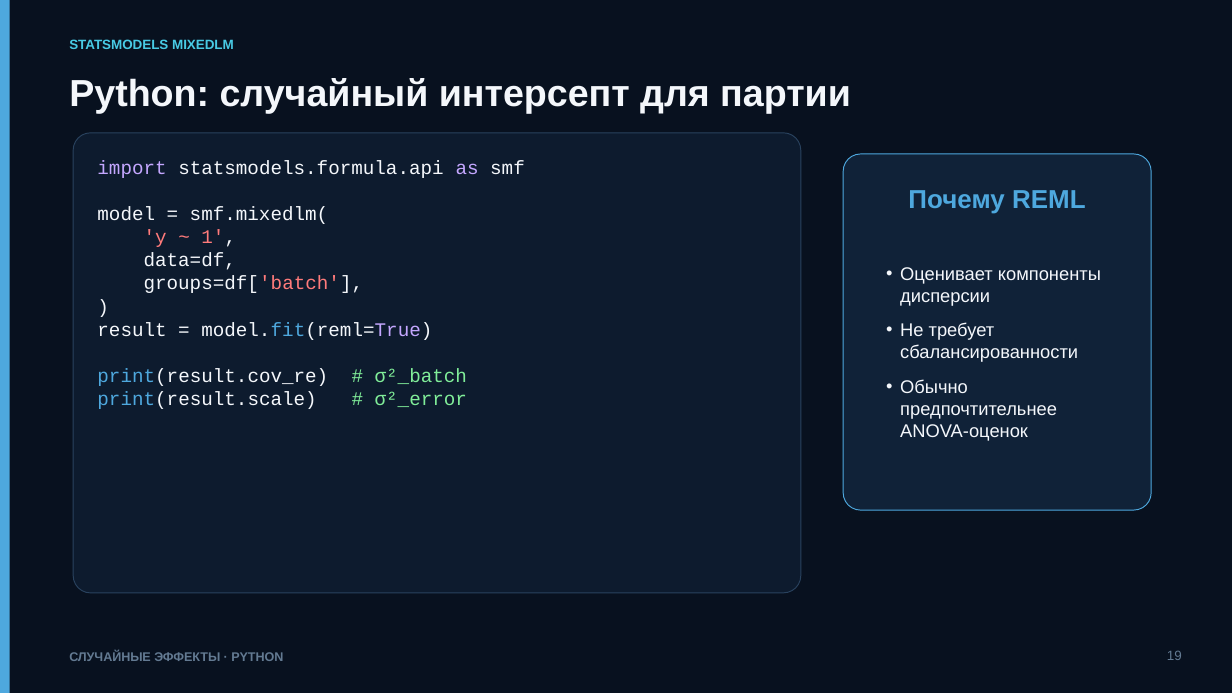
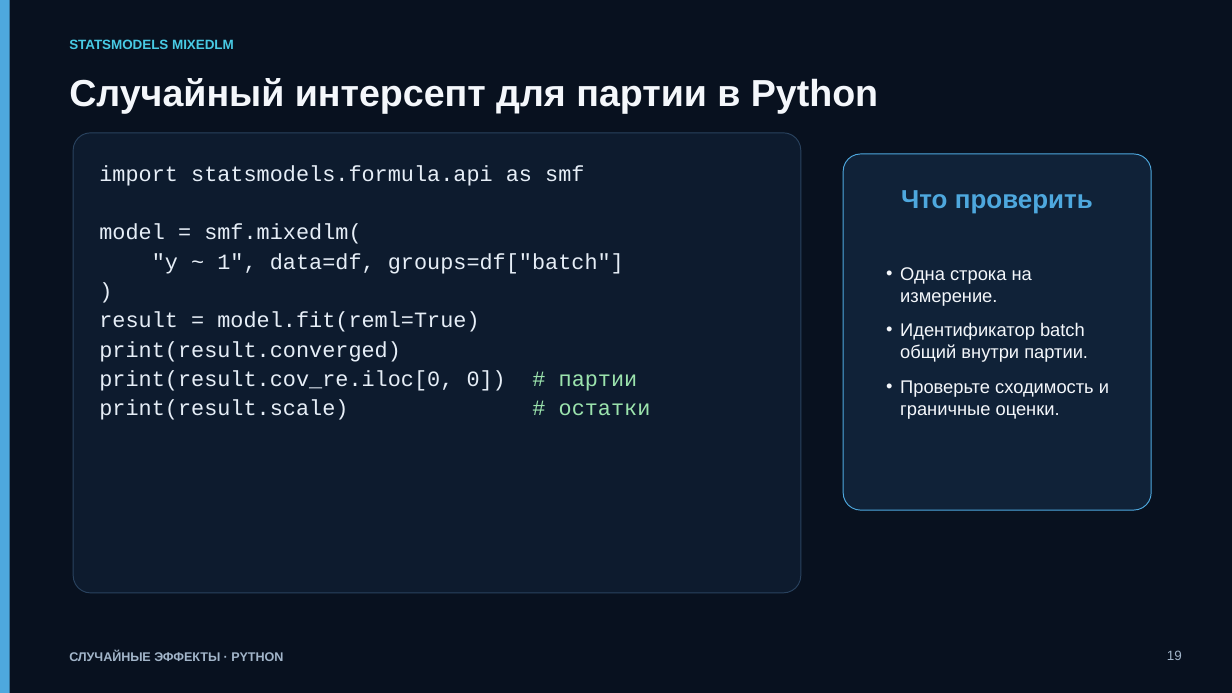
Before and after one commit to ashrpv/computer_science_in_nanoscience, a slide deck: slide 19 of slides/07-random_effects_and_blocks.pptx. Drawn at 1232x693 pixels with LibreOffice and Linux fonts; fonts in the diff are those of the drawing. Boxes give left, top, right and bottom in pixels: in the first picture for what was removed or moved away, otherwise in the second. Text is boxed around its words. In the diff, an @@ line names an element or a change of style, - is before the commit and + after.

```diff
--- a/slides/07-random_effects_and_blocks.pptx
+++ b/slides/07-random_effects_and_blocks.pptx
@@ text at (69, 78, 878, 113): text changed @@
-Python: случайный интерсепт для партии
+Случайный интерсепт для партии в Python
@@ text in rounded rectangle at (99, 165, 584, 332): size 15 to 17 pt in "import statsmodels.formula.api as smf", "model = smf.mixedlm(", ")", "result = model.fit(reml=True)"; text colour #C4A7FF to #E6EEF7 in "import as", "model.fit(reml=True)"; text colour #F4F7FB to #E6EEF7 in "statsmodels.formula.api smf", "model = smf.mixedlm(", ")", "result = model.fit(reml=True)"; text colour #4EA8DE to #E6EEF7 in "model.fit(reml=True)"; line spacing 1 to 1.12 @@
@@ text at (901, 190, 1093, 214): text changed @@
-Почему REML
+Что проверить
@@ text in rounded rectangle at (152, 253, 624, 274): text changed; size 15 to 17 pt; text colour #F4F7FB to #E6EEF7 @@
-'y ~ 1',
-data=df,
-groups=df['batch'],
+"y ~ 1", data=df, groups=df["batch"]
@@ text at (900, 267, 1109, 419): text changed @@
-• Оценивает компоненты дисперсии
-• Не требует сбалансированности
-• Обычно предпочтительнее ANOVA-оценок
+• Одна строка на измерение.
+• Идентификатор batch общий внутри партии.
+• Проверьте сходимость и граничные оценки.
@@ text in rounded rectangle at (99, 341, 651, 420): text changed; size 15 to 17 pt; text colour #F4F7FB to #E6EEF7 @@
-print(result.cov_re) # σ²_batch
-print(result.scale) # σ²_error
+print(result.converged)
+print(result.cov_re.iloc[0, 0]) # партии
+print(result.scale) # остатки
@@ text "СЛУЧАЙНЫЕ ЭФФЕКТЫ · PYTHON" at (69, 651, 283, 661): text colour #637A92 to #A2B5C9 @@
@@ text "19" at (1167, 650, 1182, 660): text colour #637A92 to #A2B5C9 @@
```
Also in this commit, not shown: 40 other slides changed, 2 slides added, 2 slides removed, 8 other files.
